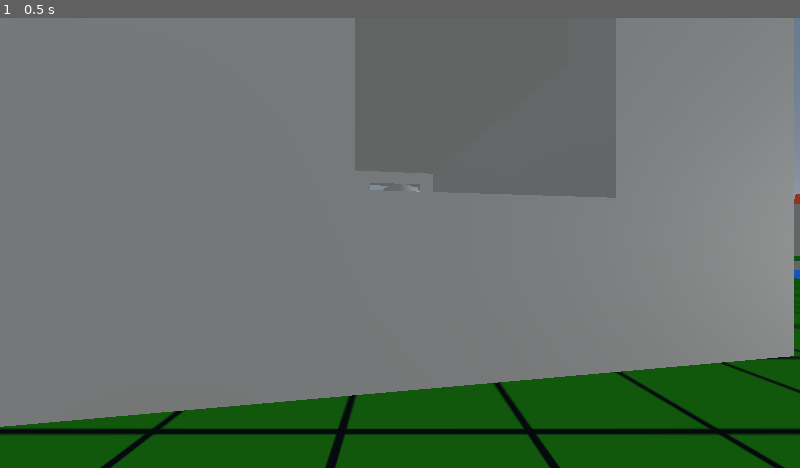
Above: before the commit, frame 1.
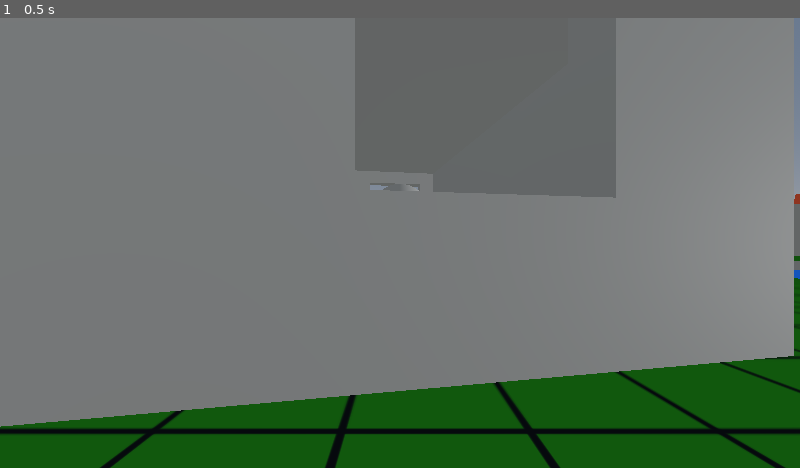
Above: after the commit, the same moment.

Repository: Sammouille/Ichi-Nichi
Game: Godot game, scene res://ScriptsEtScenes/Map/tiers_lieux.tscn
The game is run twice, just before and just after one commit, with the same random seed, the same clock (stepped at 60 frames per second) and the same inputs. The project has no main scene, so this scene is started directly.
Inputs:
- Up to frame 1 (0.5 s): no input

The runs differ from the first frame. In frame 1, less than 0.1% of the frame differs, in the area x 0-100%, y 37-91%.

Commit message:
Deplacements rlatifs à la cam + cam qui monte / descend

Diff:
--- a/ScriptsEtScenes/Personnage/BrasCam.gd
+++ b/ScriptsEtScenes/Personnage/BrasCam.gd
@@ -19,10 +19,12 @@
 	rot = get_parent().get_third_person_rotation()
 	hauteur = rot.x
 
-	if event.is_action_pressed("rotation_cam_haut") && rot.x > max_hauteur :
+	if event.is_action_pressed("rotation_cam_haut") && rot.x > min_hauteur :
 		rot.x -= event.get_action_strength("rotation_cam_haut") * cam_vitesse * delta
-	if event.is_action_pressed("rotation_cam_bas") && rot.x > max_hauteur :
+		print(rot.x)
+	if event.is_action_pressed("rotation_cam_bas") && rot.x < max_hauteur :
 		rot.x += event.get_action_strength("rotation_cam_bas") * cam_vitesse * delta
+		print(rot.x)
 	if event.is_action_pressed("rotation_cam_droite"):
 		rot.y += event.get_action_strength("rotation_cam_droite") * cam_vitesse * delta
 	if event.is_action_pressed("rotation_cam_gauche"):
--- a/ScriptsEtScenes/Personnage/PersoMouvement.gd
+++ b/ScriptsEtScenes/Personnage/PersoMouvement.gd
@@ -4,46 +4,23 @@
 
 var velocite : Vector3
 
-var min_yaw : float = 0
-var max_yaw : float = 360
 
-var min_pitch : float = -89.9
-var max_pitch : float = 50
+#var
 
 @export var pcam : PhantomCamera3D
-
-# Called when the node enters the scene tree for the first time.
-func _ready() -> void:
-	pass # Replace with function body.
 
 func _unhandled_input(event: InputEvent) -> void:
 
 	if event.is_action("bouger_avant") or event.is_action("bouger_arriere") or event.is_action("bouger_gauche") or event.is_action("bouger_droite"):
-		input_deplacement.x = Input.get_action_strength("bouger_avant") - Input.get_action_strength("bouger_arriere")
-		input_deplacement.z = Input.get_action_strength("bouger_droite") - Input.get_action_strength("bouger_gauche")
+		input_deplacement.z = Input.get_action_strength("bouger_arriere") - Input.get_action_strength("bouger_avant")
+		input_deplacement.x = Input.get_action_strength("bouger_droite") - Input.get_action_strength("bouger_gauche")
 		print("Mouvement Avant/Arriere : " + str(input_deplacement.x))
 		print("Mouvement Gauche/Droite : " + str(input_deplacement.z))
-	#if event.is_action("bouger_avant"):
 
-	#if event.is_action("rotation_cam_haut") or event.is_action("rotation_cam_bas") or event.is_action("rotation_cam_gauche") or event.is_action("rotation_cam_droite"):
-	#
-	##if Input.get_joy_axis(0, JOY_AXIS_RIGHT_X) or Input.get_joy_axis(0,JOY_AXIS_RIGHT_Y) :
-		#var pcam_rotation : Vector3
-		#
-		#
-		#
-		#pcam_rotation = pcam.get_third_person_rotation_degrees()
-		#
-		#pcam_rotation.z -= Input.get_action_strength("rotation_cam_haut") - Input.get_action_strength("rotation_cam_bas")
-		#pcam_rotation.y -= Input.get_action_strength("rotation_cam_droite") - Input.get_action_strength("rotation_cam_gauche")
-		#
-		##pcam_rotation.z -= Input.get_joy_axis(0,JOY_AXIS_LEFT_Y)
-		#pcam_rotation.z = clampf(pcam_rotation.z, min_pitch, max_pitch)
-		#
-		##pcam_rotation.y -= Input.get_joy_axis(0,JOY_AXIS_LEFT_X)
-		#pcam_rotation.y = clampf(pcam_rotation.y, min_yaw, max_yaw)
-		#
-		#pcam.set_third_person_rotation_degrees(pcam_rotation)
+		var orientation_cam = pcam.global_rotation.y
+
+		input_deplacement = input_deplacement.rotated(Vector3.UP, orientation_cam)
+
 
 # Called every frame. 'delta' is the elapsed time since the previous frame.
 func _physics_process(delta: float) -> void:
--- a/ScriptsEtScenes/Personnage/perso.tscn
+++ b/ScriptsEtScenes/Personnage/perso.tscn
@@ -44,11 +44,12 @@
 spring_length = 5.0
 shape = SubResource("SphereShape3D_1wa7k")
 
-[node name="Node" type="Node" parent="PhantomCamera3D"]
+[node name="BrasCamera" type="Node" parent="PhantomCamera3D"]
 script = ExtResource("4_6n23y")
+min_hauteur = -1.0
+max_hauteur = 0.2
 
 [node name="CharacterBody3D" type="RigidBody3D" parent="." node_paths=PackedStringArray("pcam")]
-gravity_scale = 0.0
 script = ExtResource("1_6xcu8")
 pcam = NodePath("../PhantomCamera3D")
 
